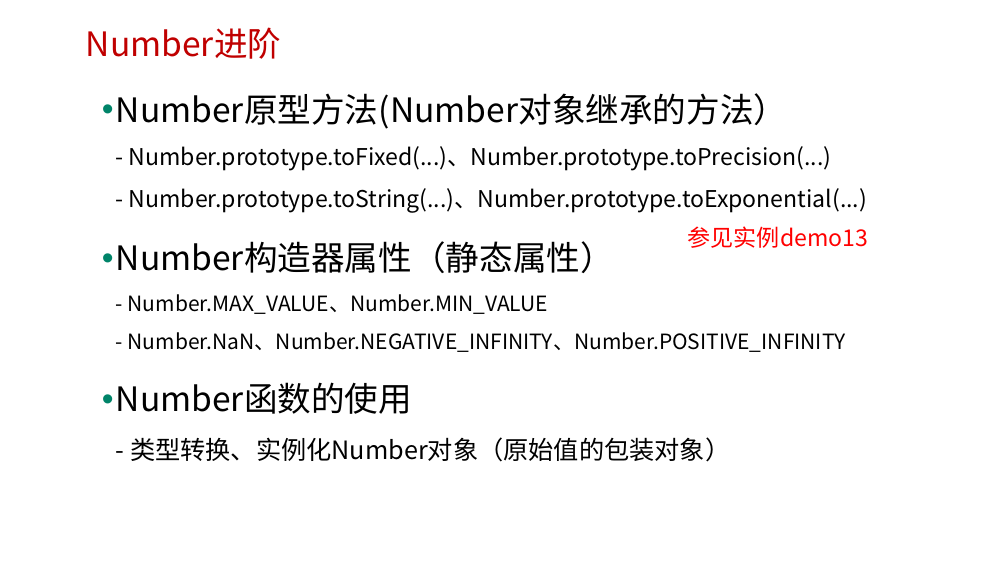
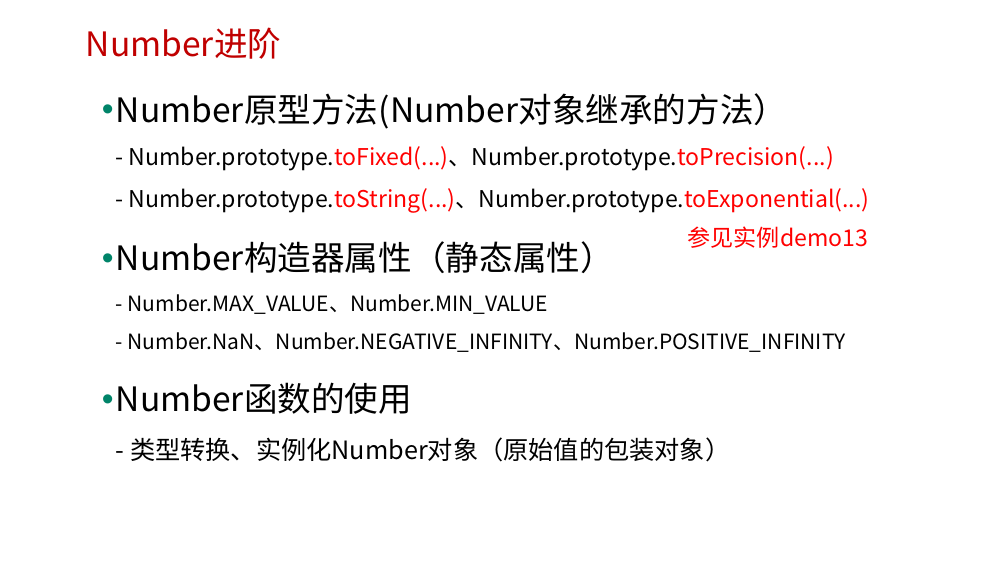
Before and after one commit to edu2act/course-javascript-advanced, a slide deck: slide 4 of 课程PPT/03.基本（原始）数据类型进阶.pptx. Drawn at 1008x567 pixels with LibreOffice and Linux fonts; fonts in the diff are those of the drawing; background and template pictures are left out. Boxes give left, top, right and bottom in pixels: in the first picture for what was removed or moved away, otherwise in the second. Text is boxed around its words. In the diff, an @@ line names an element or a change of style, - is before the commit and + after.

```diff
--- a/课程PPT/03.基本（原始）数据类型进阶.pptx
+++ b/课程PPT/03.基本（原始）数据类型进阶.pptx
@@ text at [116,93,870,213]: text colour #000000 to #FF0000 in "Number.prototype.toFixed(...)、Number.prototype.toPrecision(. ..." @@
```
Also in this commit, not shown: 1 other slide changed, 7 other files.
